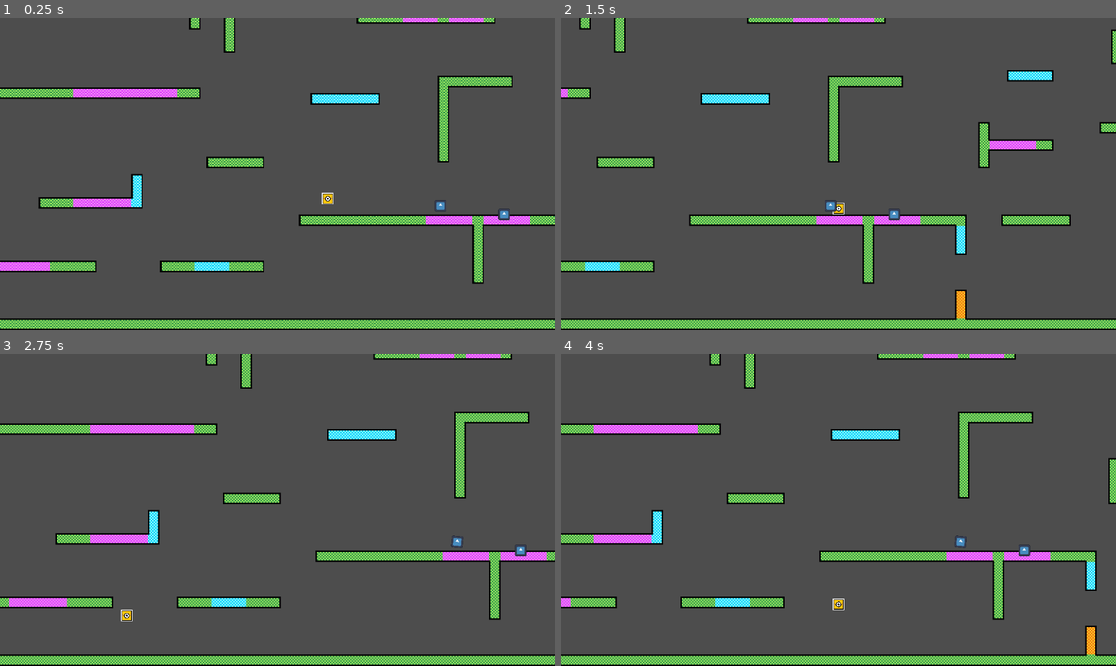
Above: before the commit, frames 1-4 (two rows, left to right).
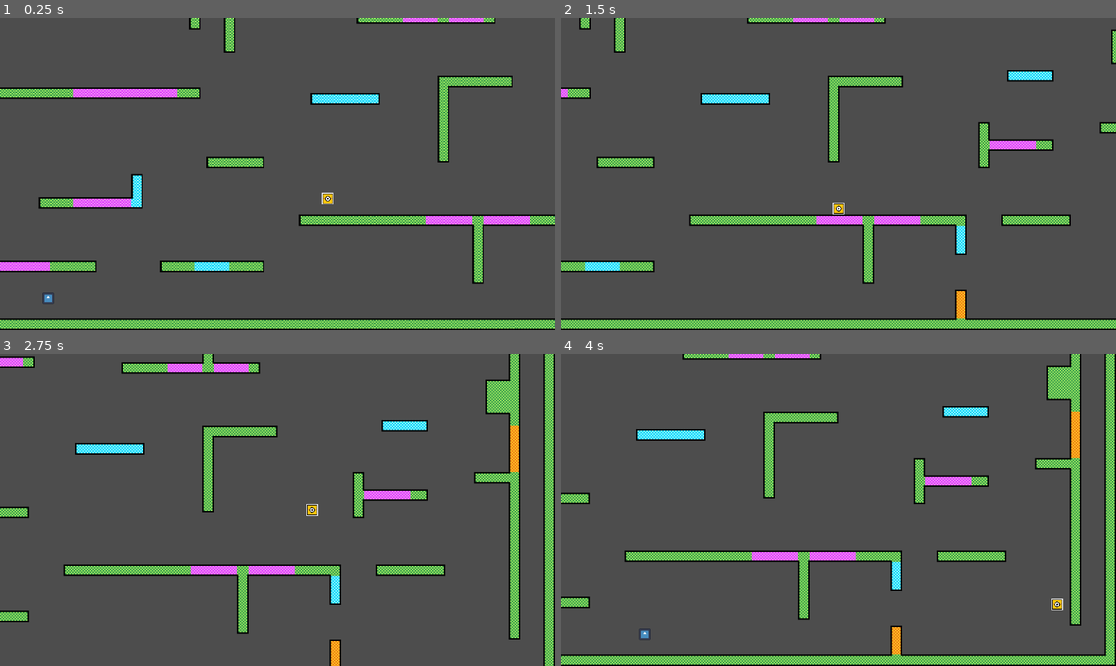
Above: after the commit, the same moments.

Repository: Someone71/Ori-Game
Game: Godot game, scene res://Scenes/OriGame.tscn
Same seed, same stepped clock (60 frames per second), same inputs: the game is played once before the commit and once after it. The engine's default icon, where the game draws it, is replaced by a stand-in: a white triangle on a blue panel in a dark square.
Inputs (mouse positions are in pixels of both pictures, inside the frame that each line leads up to):
- Up to frame 1 (0.25 s): no input
- Up to frame 2 (1.5 s): move the mouse to (960, 158) at 0.52 s; hold D (right) from 0.53 s (still down); right-click (960, 158) at 0.6 s; tap Space (jump) at 0.77, 0.8, 1.07, 1.35 s; move the mouse to (727, 189) at 1.27 s
- Up to frame 3 (2.75 s): tap Space (jump) at 1.52, 1.82, 2.3 s; right-click (166, 525) at 1.55 s; move the mouse to (333, 441) at 2.02 s; release D (right) at 2.03 s; hold A (left) from 2.03 s (still down); right-click (333, 441) at 2.1 s
- Up to frame 4 (4 s): move the mouse to (810, 572) at 2.77 s; release A (left) at 2.78 s; hold D (right) from 2.78 s (still down); click (810, 572) at 2.85 s; tap Space (jump) at 3.02, 3.32, 3.77, 3.8 s; right-click (810, 572) at 3.05 s; move the mouse to (1005, 556) at 3.52 s; right-click (1005, 556) at 3.6 s

The runs differ from the first frame. In frame 1, 0.2% of the frame differs, in the area x 7-92%, y 58-92%; in frame 2, 0.1%; in frame 3, 24%, in the area x 0-100%, y 0-100%; in frame 4, 19%.

Commit message:
started to create a map element that spawns projectiles

Diff:
--- a/Scenes/Projectile.tscn
+++ b/Scenes/MapProjectile.tscn
@@ -6,7 +6,7 @@
 [sub_resource type="RectangleShape2D" id="RectangleShape2D_0tri7"]
 size = Vector2(32, 32)
 
-[node name="Projectile" type="Area2D" unique_id=121647500]
+[node name="MapProjectile" type="Area2D" unique_id=121647500]
 collision_layer = 8
 collision_mask = 3
 script = ExtResource("1_k1cl8")
--- a/Scenes/OriGame.tscn
+++ b/Scenes/OriGame.tscn
@@ -3,7 +3,7 @@
 [ext_resource type="PackedScene" uid="uid://bdrrd2d6ndqsk" path="res://Scenes/Player.tscn" id="1_3pc41"]
 [ext_resource type="PackedScene" uid="uid://dmmfo66qrupv7" path="res://Scenes/Map.tscn" id="2_w7qmd"]
 [ext_resource type="Script" uid="uid://ca0g15nqvnrtl" path="res://Scripts/camera.gd" id="3_i1kgc"]
-[ext_resource type="PackedScene" uid="uid://gl0m1ylaicax" path="res://Scenes/Projectile.tscn" id="4_og7hn"]
+[ext_resource type="PackedScene" uid="uid://gl0m1ylaicax" path="res://Scenes/MapProjectile.tscn" id="4_og7hn"]
 
 [node name="OriGame" type="Node2D" unique_id=1537593370]
 
@@ -18,10 +18,5 @@
 zoom = Vector2(0.75, 0.75)
 script = ExtResource("3_i1kgc")
 
-[node name="Projectile" parent="." unique_id=121647500 instance=ExtResource("4_og7hn")]
-position = Vector2(1336, -344)
-mass = 3.0
-
-[node name="Projectile2" parent="." unique_id=1327722775 instance=ExtResource("4_og7hn")]
-position = Vector2(1512, -320)
-mass = 1.5
+[node name="MapProjectile" parent="." unique_id=121647500 instance=ExtResource("4_og7hn")]
+position = Vector2(200, -88)
--- a/Scripts/player.gd
+++ b/Scripts/player.gd
@@ -52,7 +52,7 @@
 			velocity.x += direction * 1200 * delta
 
 func jump():
-	if Input.is_action_just_pressed("jump") and not isDashing and (is_on_floor() or coyoteTime > 0):
+	if Input.is_action_just_pressed("jump") and not isDashing and (is_on_floor() or coyoteTime > 0 and not isBashing):
 		velocity.y = JUMP_VELOCITY
 
 func waveDash():
@@ -104,6 +104,7 @@
 		if bashTimer <= 0 or Input.is_action_just_released("bash"):
 			velocity = get_local_mouse_position().normalized() * 600 * closestProjectile.mass
 			closestProjectile.rotation = (get_local_mouse_position() * -1).angle()
+			closestProjectile.speed = 600 / closestProjectile.mass
 
 			velocity.y -= 200
 			bashCD = 1
@@ -112,6 +113,7 @@
 			Engine.time_scale = 1
 	else:
 		isBashing = true
+		closestProjectile.speed = 0
 		bashTimer = 0.1
 		Engine.time_scale = 0.2
 		velocity = Vector2.ZERO
--- a/Scripts/projectileArea.gd
+++ b/Scripts/projectileArea.gd
@@ -5,6 +5,6 @@
 var direction : Vector2
 
 func _physics_process(delta: float) -> void:
-	pass
-	#direction = Vector2.RIGHT.rotated(rotation)
-	#global_position += direction * speed * delta
+	#pass
+	direction = Vector2.RIGHT.rotated(rotation)
+	global_position += direction * speed * delta
--- /dev/null
+++ b/Scripts/projectile_shooter.gd
@@ -0,0 +1,11 @@
+extends Node2D
+
+
+# Called when the node enters the scene tree for the first time.
+func _ready() -> void:
+	pass # Replace with function body.
+
+
+# Called every frame. 'delta' is the elapsed time since the previous frame.
+func _process(delta: float) -> void:
+	pass
Not shown, added: Scripts/projectile_shooter.gd.uid
